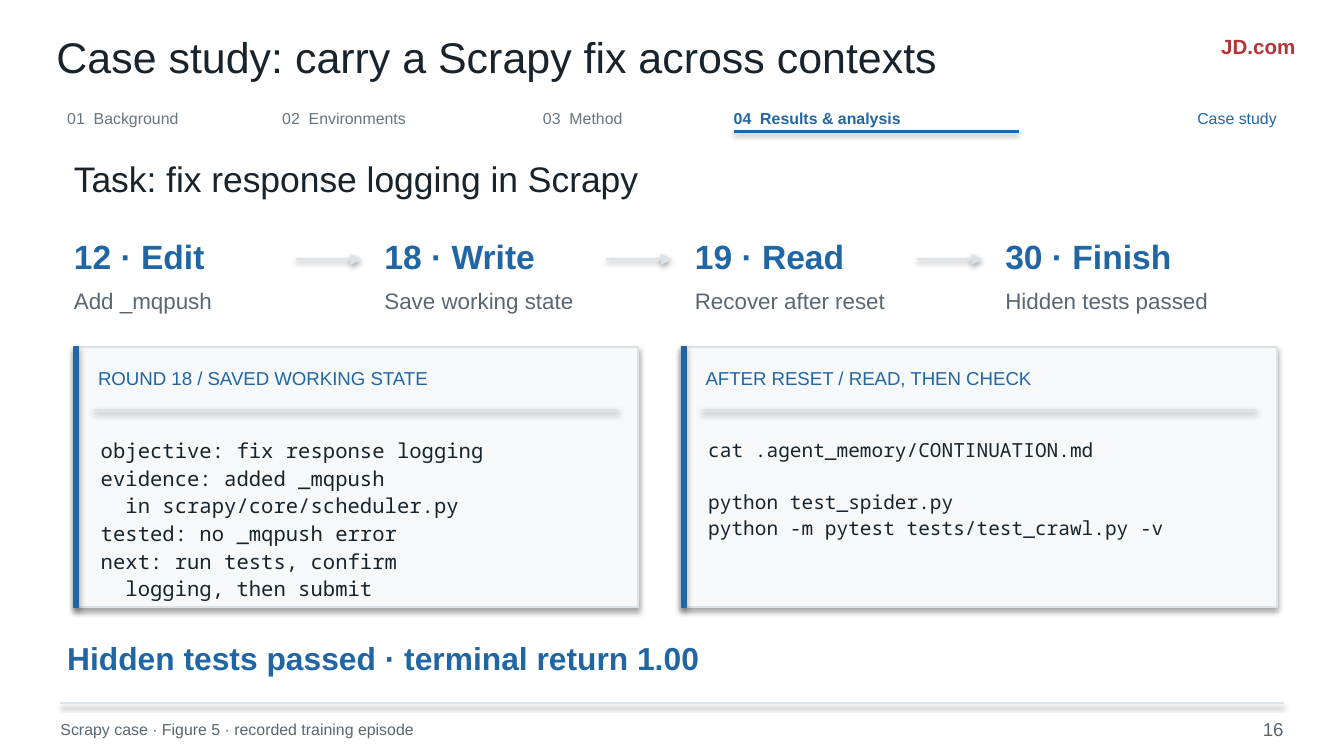
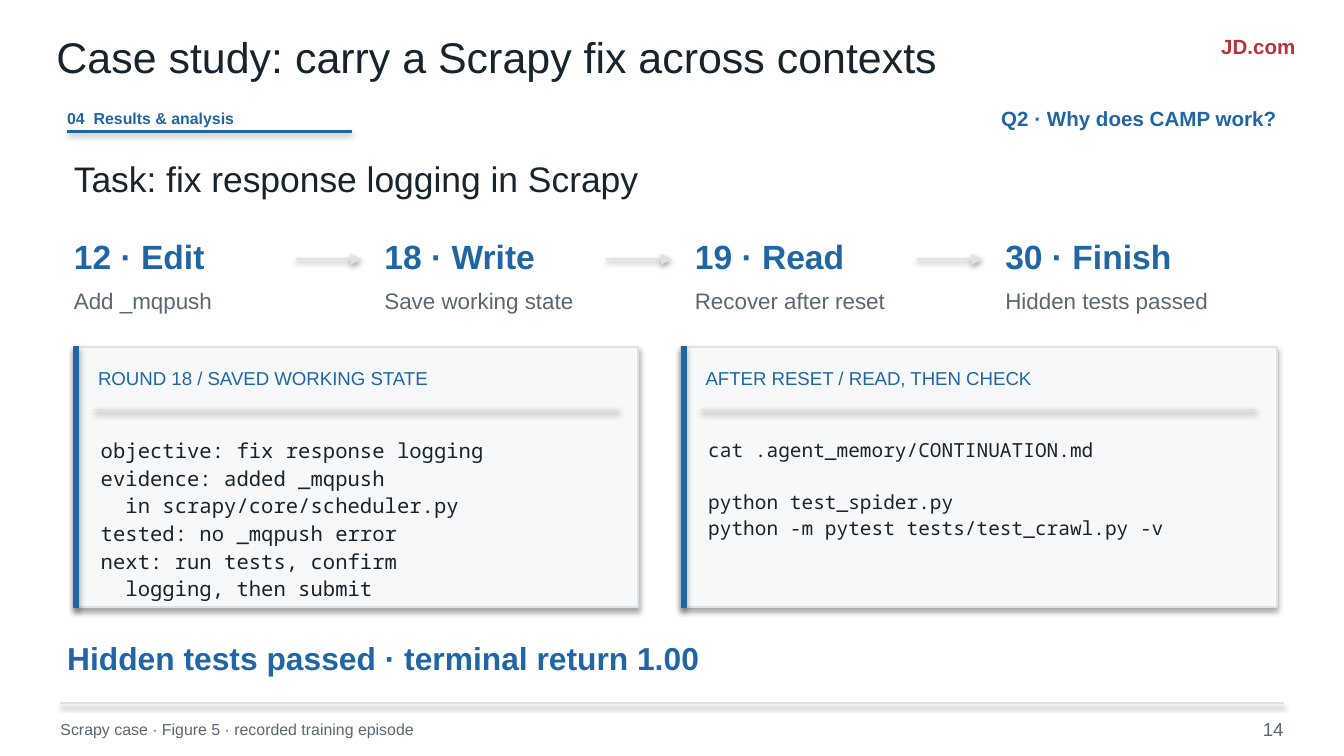
Before and after one commit to liruiluo/agentmemorygym, a slide deck: slide 14 of assets/slides/coding-agent-memory-post-training-slides.pptx (slide 16 before the commit). Drawn at 1344x756 pixels with LibreOffice and Linux fonts; fonts in the diff are those of the drawing. Boxes give left, top, right and bottom in pixels: in the first picture for what was removed or moved away, otherwise in the second. Text is boxed around its words. In the diff, an @@ line names an element or a change of style, - is before the commit and + after.

```diff
--- a/assets/slides/coding-agent-memory-post-training-slides.pptx
+++ b/assets/slides/coding-agent-memory-post-training-slides.pptx
@@ text "04 Results & analysis": place and size @@
-text "04 Results & analysis" at bbox=[734, 112, 901, 128]
+text "04 Results & analysis" at bbox=[67, 112, 234, 128]
@@ text removed at bbox=[67, 112, 179, 127] @@
-01 Background
@@ text removed at bbox=[282, 112, 406, 124] @@
-02 Environments
@@ text removed at bbox=[543, 112, 622, 124] @@
-03 Method
@@ text added at bbox=[1001, 111, 1277, 131], 11 pt, text #2066A4, bold @@
+Q2 · Why does CAMP work?
@@ text removed at bbox=[1197, 112, 1277, 128] @@
-Case study
@@ line moved from (734, 132) - (1019, 132) to (67, 132) - (352, 132) @@
@@ text at bbox=[1263, 723, 1284, 736]: text changed @@
-16
+14
```
Also in this commit, not shown: 8 other slides changed, 10 other files.
